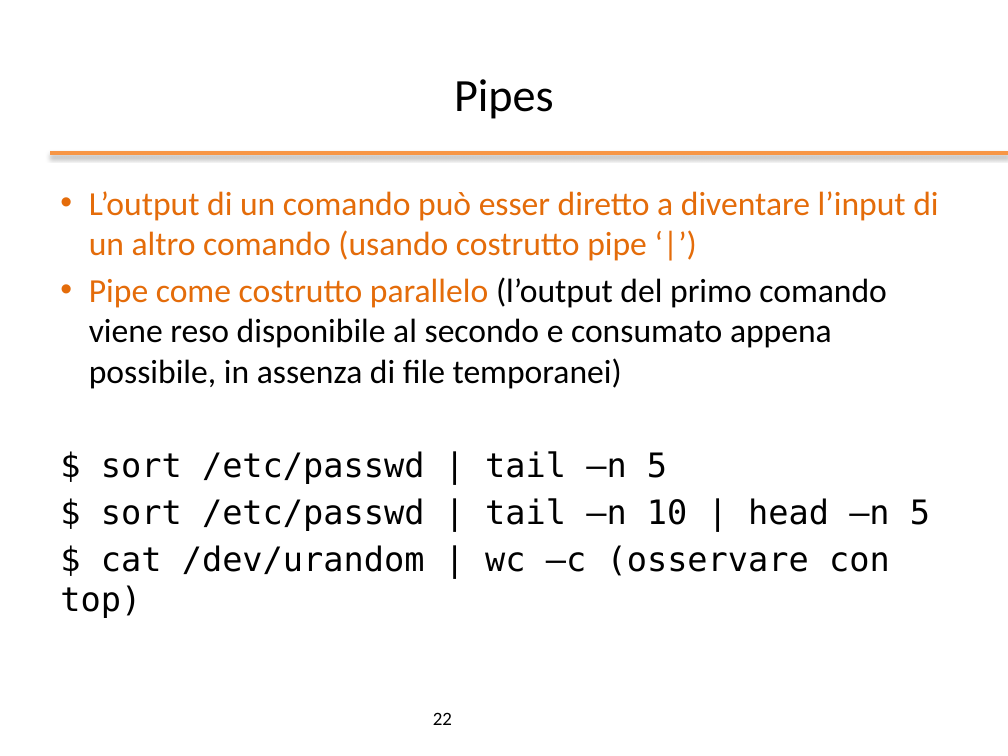
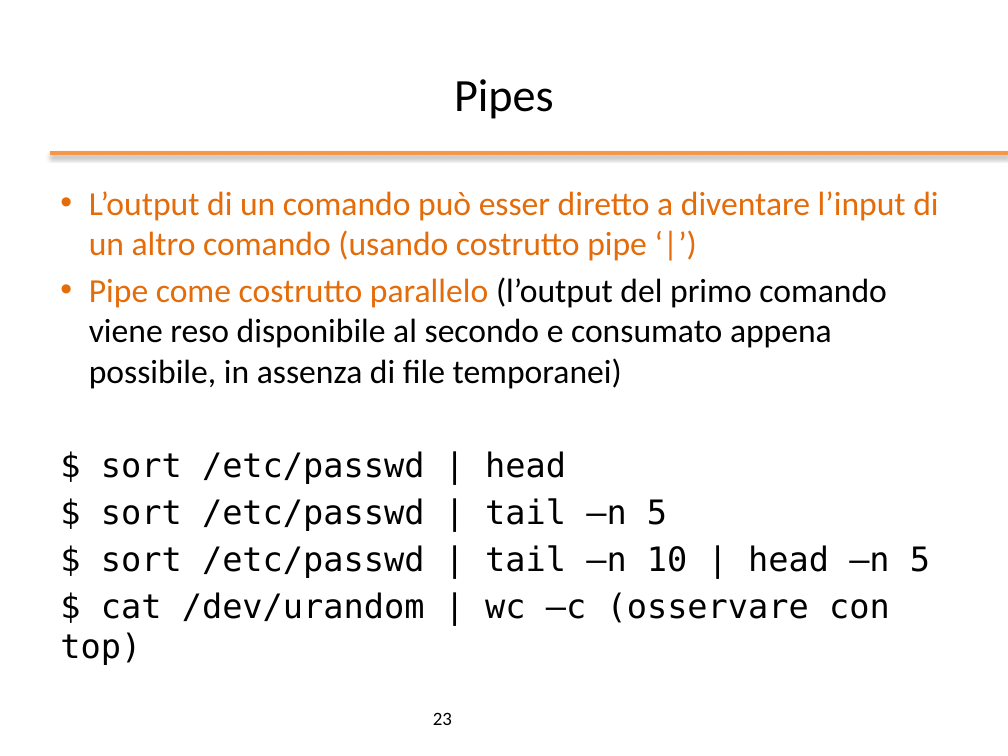
Before and after one commit to nbicocchi/operatingsystemsbsc, a slide deck: slide 23 of slides/ppt/02_Bash Basics.pptx (slide 22 before the commit). Drawn at 1008x756 pixels with LibreOffice and Linux fonts; fonts in the diff are those of the drawing; background and template pictures are left out. Boxes give left, top, right and bottom in pixels: in the first picture for what was removed or moved away, otherwise in the second. Text is boxed around its words. In the diff, an @@ line names an element or a change of style, - is before the commit and + after.

```diff
--- a/slides/ppt/02_Bash Basics.pptx
+++ b/slides/ppt/02_Bash Basics.pptx
@@ text at box(101, 451, 566, 484): paragraph added @@
+$ sort /etc/passwd | head
@@ page number at box(433, 712, 452, 725): text changed @@
-22
+23
```
Also in this commit, not shown: 8 other slides changed, 7 slides added, 2 other files.
